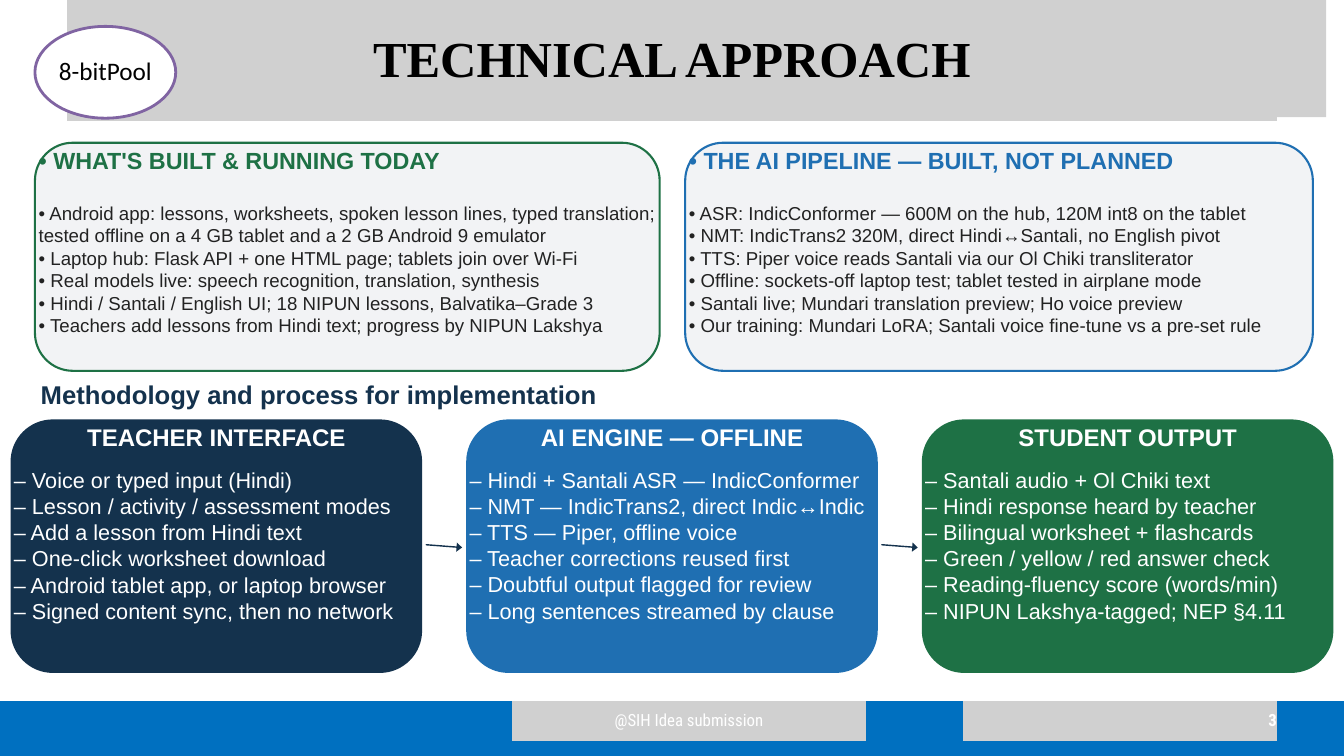
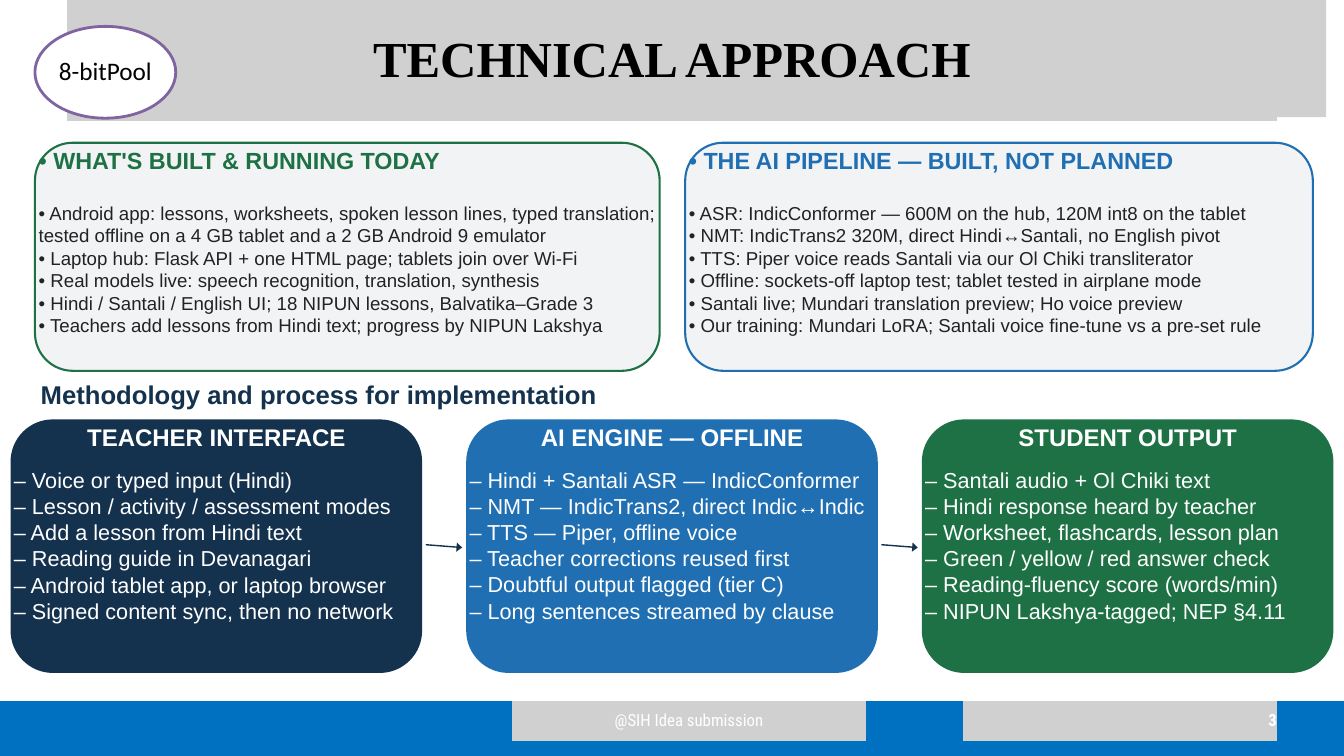
Before and after one commit to barath0512s-rgb/nijbhasha, a slide deck: slide 3 of docs/deck/Nijbhasha_SIH26042_8-bitPool.pptx. Drawn at 1344x756 pixels with LibreOffice and Linux fonts; fonts in the diff are those of the drawing; grey boxes stand for pictures. Boxes give left, top, right and bottom in pixels: in the first picture for what was removed or moved away, otherwise in the second. Text is boxed around its words. In the diff, an @@ line names an element or a change of style, - is before the commit and + after.

```diff
--- a/docs/deck/Nijbhasha_SIH26042_8-bitPool.pptx
+++ b/docs/deck/Nijbhasha_SIH26042_8-bitPool.pptx
@@ text at (943,524,1279,545): text changed @@
-– Bilingual worksheet + flashcards
+– Worksheet, flashcards, lesson plan
@@ text at (32,550,312,571): text changed @@
-– One-click worksheet download
+– Reading guide in Devanagari
@@ text at (488,576,784,597): text changed @@
-– Doubtful output flagged for review
+– Doubtful output flagged (tier C)
```
Also in this commit, not shown: 17 other files.
